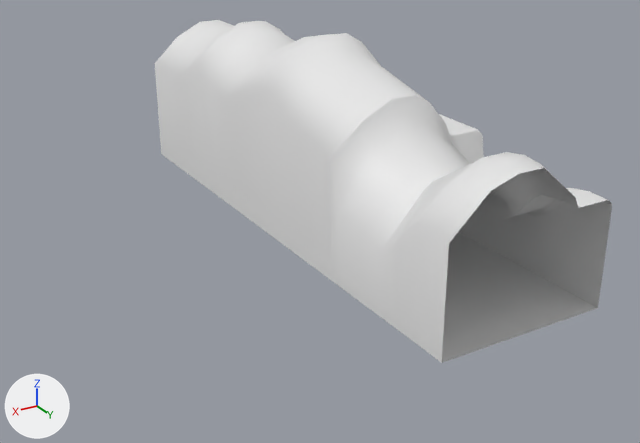
An edit to the OBJ model Assets/Models/Platforms/Platform_2.obj, drawn before and after from the same camera.
Both versions are drawn from a 50 mm lens placed at (67.2, 93.9, 41.7), pointed at (14.7, 6.5, -2.0). Lighting does not change. The marker at lower left points along +X, +Y and +Z. Where no turn or scale is listed for an object, it has been applied to the vertices.

The first picture shows 'Platform_2'.
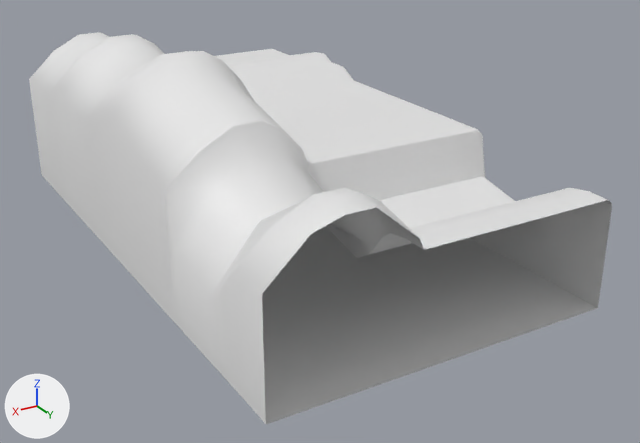
Boxes (x1, y1, x2, y2) around the edits, measured in the pictures (640 x 443 px; the box of a moved part takes in the faces that stretch with it):
'Platform_2', reshaped (28% wider, 14% taller)
    before: (155, 20, 612, 363)
    after: (29, 32, 612, 424)
part 1 of me_platform_2, moved or reshaped
    before: (155, 20, 582, 363)
    after: (29, 32, 582, 424)

The change in detail:
me_platform_2 has 399 vertices, 381 faces and spans x -2.7..18.9, y -36.5..36.5, z -5.0..19.8.
me_platform_2 is used by ob_platform_2; location (0.0, 0.0, 0.0).
me_platform_2 part 1: all 294 vertices in x 2.5..18.9, y -36.5..36.5, z -5.0..19.8 are moved by (19.3, 0.0, 0.0).
